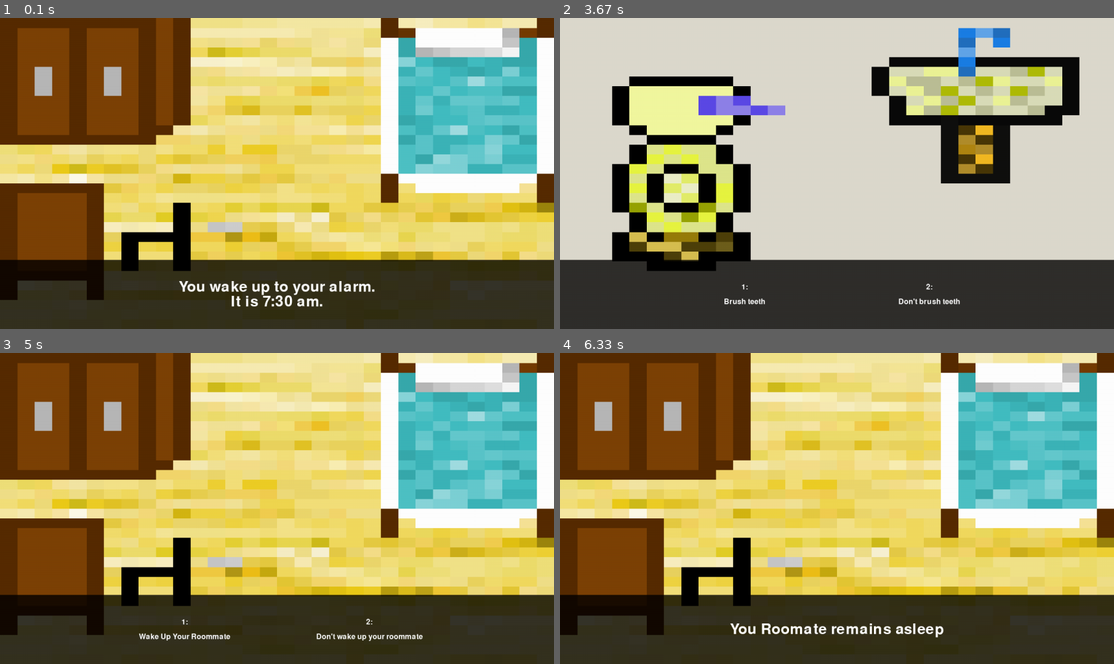
Above: before the commit, frames 1-4 (two rows, left to right).
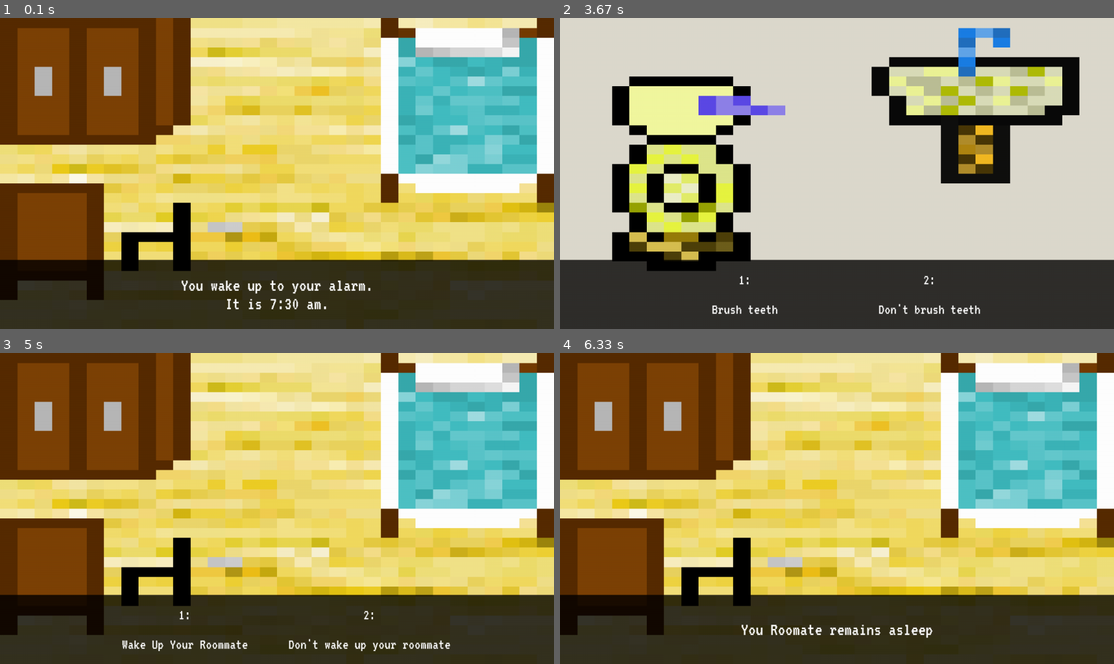
Above: after the commit, the same moments.

Repository: tymatt1/AnOrdinaryDay
Game: pygame game, started from src/main.py
Same seed, same stepped clock (60 frames per second), same inputs: the game is played once before the commit and once after it.
Inputs:
- Up to frame 1 (0.1 s): no input
- Up to frame 2 (3.67 s): tap Space at 0.33, 1.07, 1.37 s; tap 1 at 0.67 s
- Up to frame 3 (5 s): tap 1 at 4.07 s; tap Space at 4.47, 4.77 s
- Up to frame 4 (6.33 s): tap 2 at 5.97 s

The runs differ from the first frame. In frame 1, 1.1% of the frame differs, in the area x 32-68%, y 84-94%; in frame 2, 0.7%; in frame 3, 1.1%, in the area x 22-82%, y 82-96%; in frame 4, 0.8%.

Commit message:
new font

Diff:
--- a/src/Assets/__init__.py
+++ b/src/Assets/__init__.py
@@ -46,7 +46,11 @@
 kidnapping = load("backgrounds/Kidnapping")
 bathroom = load("backgrounds/Bathroom")
 vanDeath = load("backgrounds/Van Death")
+fallConcrete = load("backgrounds/Fall On Concrete")
 savedFriend = load("backgrounds/Saved Your Friend")
+
+# fonts
+fontPath = path + "/fonts/VT323-Regular.ttf"
 
 # misc
 icon = load("misc/icon")
--- a/src/moreScenes.py
+++ b/src/moreScenes.py
@@ -54,4 +54,4 @@
 walkToClass = Scene(None, Assets.roadCharacters, StaticsList(),
                        TextBox("You walk to class."),
                        TextBox("Suddenly..."),
-                       RNGScene(friendKidnapped))
+                       RNGScene(alienQuiz, friendKidnapped, fallIntoDitch))
--- a/src/renderHelper.py
+++ b/src/renderHelper.py
@@ -1,5 +1,6 @@
 import string
 import pygame as pg
+import Assets
 
 
 pg.init()
@@ -49,7 +50,7 @@
     s.fill(noA)
     screen.blit(s, pos)
 
-def drawText(text: string, fontSize: int, pos: tuple, color: tuple[int, int, int] = (255, 255, 255), font: string = "freesansbold.ttf"):
+def drawText(text: string, fontSize: int, pos: tuple, color: tuple[int, int, int] = (255, 255, 255), font: string = Assets.fontPath):
     """
     :param text: The string to be drawn. Backslash-n will automatically split the text into two lines
     :param fontSize: The size of the font in pixels
--- a/src/storyUI.py
+++ b/src/storyUI.py
@@ -171,7 +171,7 @@
 
         if type(elem) is TextBox:
             rh.drawRect((0, rh.height() - boxHeight), (rh.width(), boxHeight), (0, 0, 0, 200))
-            rh.drawText(elem.text, 32, (-1, rh.height() - (boxHeight / 2)))
+            rh.drawText(elem.text, 40, (-1, rh.height() - (boxHeight / 2)))
 
         if type(elem) is Decision:
             rh.drawRect((0, rh.height() - boxHeight), (rh.width(), boxHeight), (0, 0, 0, 200))
@@ -182,11 +182,11 @@
                 x = (rh.width() / (count + 1)) * (i + 1)
                 # rh.drawRect((x - boxWidth / 2, rh.height() - boxHeight), (boxWidth, boxHeight), (0, 0, 10, 200))
                 # rh.drawText(str(i + 1) + ":", 16, (x, rh.height() - (boxHeight - 16)))
-                rh.drawText(str(i + 1) + ":\n\n" + elem.choices[i][0], 16, (x, rh.height() - (boxHeight / 2)))
+                rh.drawText(str(i + 1) + ":\n\n" + elem.choices[i][0], 32, (x, rh.height() - (boxHeight / 2)))
 
         if type(elem) is Character:
             rh.drawImg(elem.movImg, LerpTuple(elem.start, elem.end, elem.current / elem.duration), elem.dims)
 
         if type(elem) is QuickTimeEvent:
             rh.drawRect((0, rh.height() - boxHeight), (rh.width(), boxHeight), (0, 0, 0, 200))
-            rh.drawText("1:\n\n" + elem.text, 16, (rh.width() / 2, rh.height() - (boxHeight / 2)))
+            rh.drawText("1:\n\n" + elem.text, 32, (rh.width() / 2, rh.height() - (boxHeight / 2)))
Renamed: src/Assets/Fall on Concrete.png -> src/Assets/backgrounds/Fall on Concrete.png
Binary file added: src/Assets/fonts/VT323-Regular.ttf
